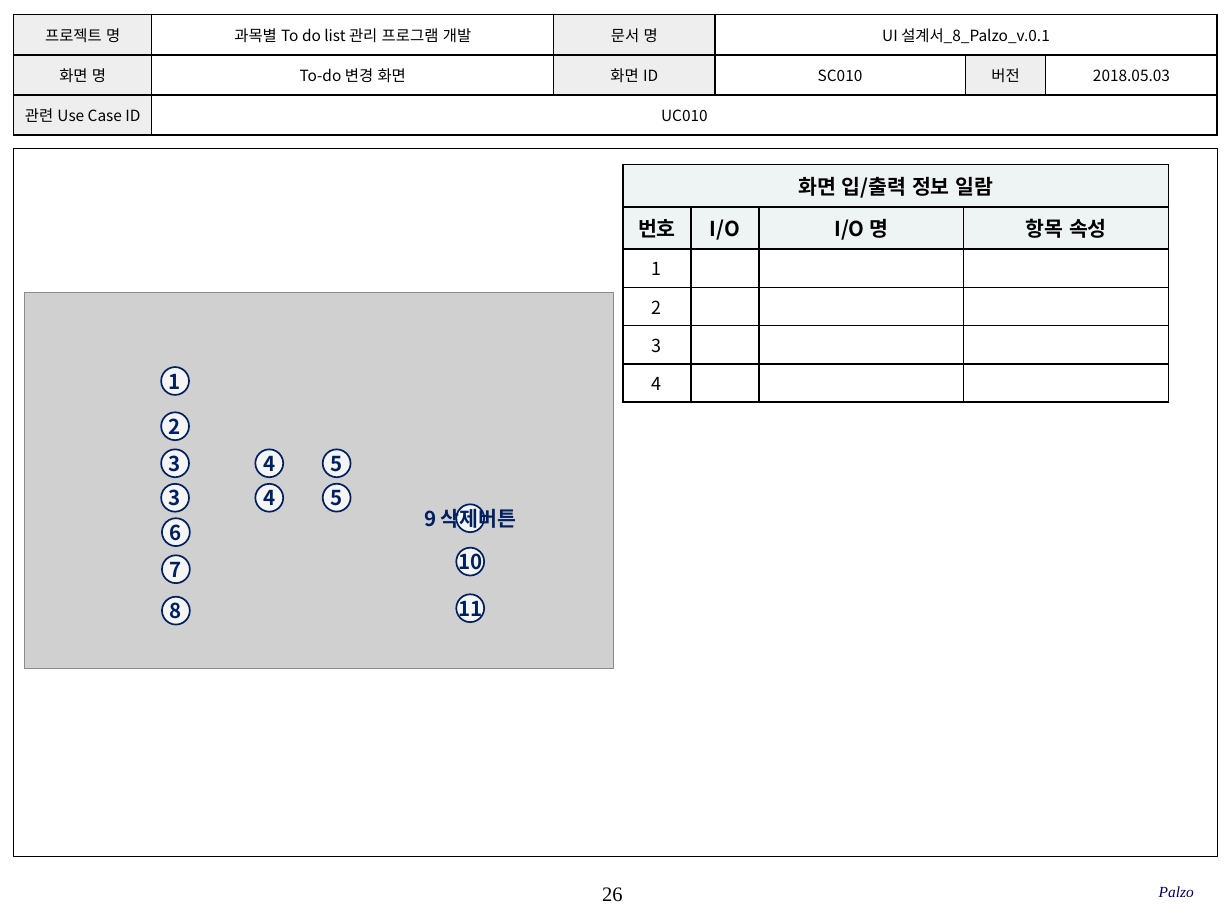
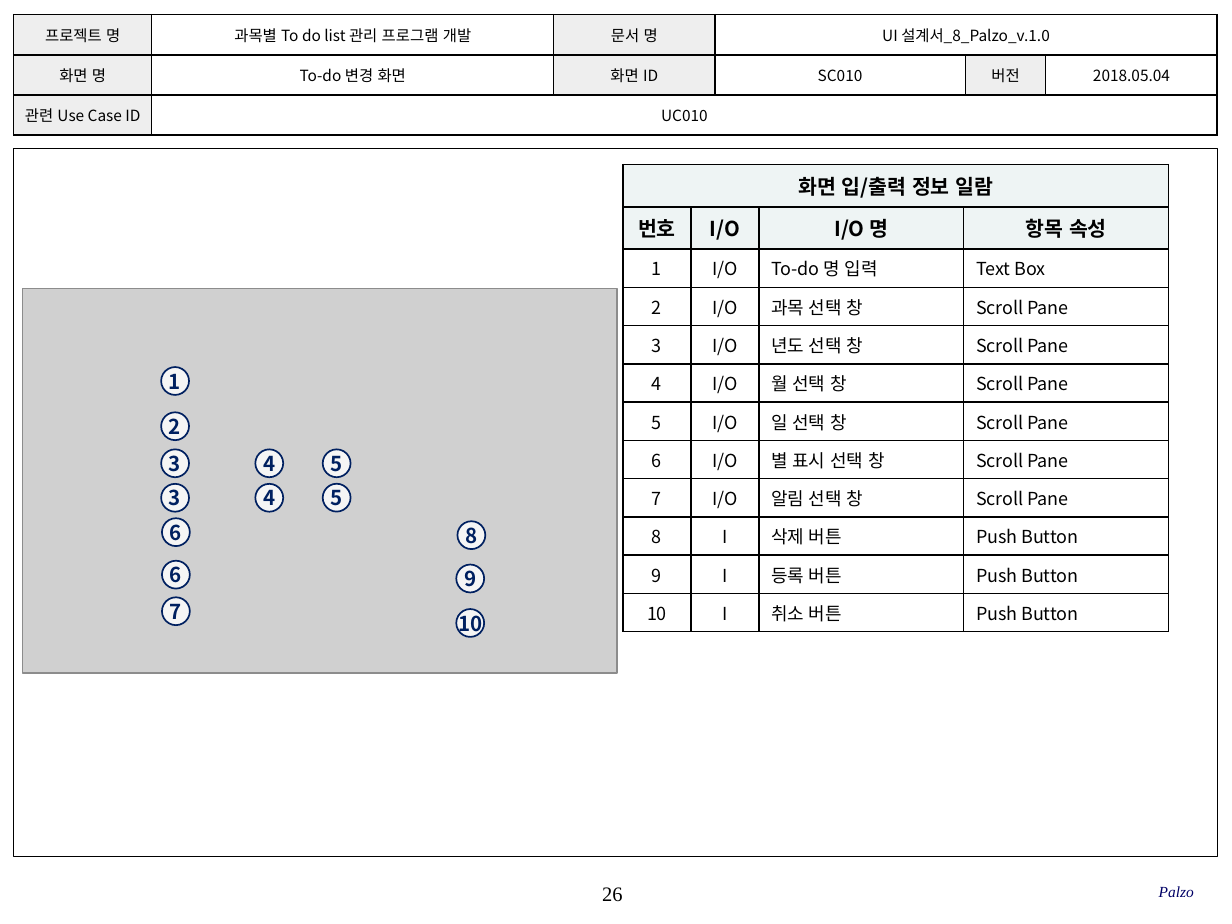
Before and after one commit to SMU-SE-Admin/18-1_8_PALZO_Doc, a slide deck: slide 26 of 03 설계/UI 설계서_8_Palzo.pptx. Drawn at 1232x924 pixels with LibreOffice and Linux fonts; fonts in the diff are those of the drawing; grey boxes stand for pictures; background and template pictures are left out. Boxes give left, top, right and bottom in pixels: in the first picture for what was removed or moved away, otherwise in the second. Text is boxed around its words. In the diff, an @@ line names an element or a change of style, - is before the commit and + after.

Commit message:
#1102 UI 설계서 작성
모든 항목 작성 완료

```diff
--- a/03 설계/UI 설계서_8_Palzo.pptx
+++ b/03 설계/UI 설계서_8_Palzo.pptx
@@ table at bbox=[14, 15, 1216, 136] @@
-row 1, column 4: UI 설계서_8_Palzo_v.0.1
+row 1, column 4: UI 설계서_8_Palzo_v.1.0
-row 2, column 6: 2018.05.03
+row 2, column 6: 2018.05.04
@@ table removed at bbox=[623, 165, 1168, 394], 6 rows, 4 columns @@
-화면 입/출력 정보 일람 |  |  | 
-번호 | I/O | I/O 명 | 항목 속성
-1 |  |  | 
-2 |  |  | 
-3 |  |  | 
-4 |  |  | 
@@ table added at bbox=[623, 165, 1168, 626], 12 rows, 4 columns @@
+화면 입/출력 정보 일람 |  |  | 
+번호 | I/O | I/O 명 | 항목 속성
+1 | I/O | To-do 명 입력 | Text Box
+2 | I/O | 과목 선택 창 | Scroll Pane
+3 | I/O | 년도 선택 창 | Scroll Pane
+4 | I/O | 월 선택 창 | Scroll Pane
+5 | I/O | 일 선택 창 | Scroll Pane
+6 | I/O | 별 표시 선택 창 | Scroll Pane
+7 | I/O | 알림 선택 창 | Scroll Pane
+8 | I | 삭제 버튼 | Push Button
+9 | I | 등록 버튼 | Push Button
+10 | I | 취소 버튼 | Push Button
@@ picture: place and size @@
-picture at bbox=[25, 293, 614, 669]
+picture at bbox=[22, 288, 617, 673]
@@ ellipse "8": place and size @@
-ellipse "8" at bbox=[161, 596, 190, 625]
+ellipse "8" at bbox=[457, 521, 485, 549]
@@ ellipse added at bbox=[161, 561, 190, 589], fill #FFFFFF at 80% opacity, outline #002060 1 pt, 12 pt, text #002060, bold @@
+6
@@ ellipse "9": place and size @@
-ellipse "9" at bbox=[456, 504, 484, 532]
+ellipse "9" at bbox=[456, 564, 484, 593]
@@ text in ellipse at bbox=[464, 566, 476, 592]: text changed @@
-9 삭제버튼
+9
@@ ellipse "7": place and size @@
-ellipse "7" at bbox=[161, 556, 190, 584]
+ellipse "7" at bbox=[161, 598, 190, 626]
@@ ellipse removed at bbox=[456, 594, 484, 622] @@
-11
@@ ellipse "10": place and size @@
-ellipse "10" at bbox=[456, 548, 484, 577]
+ellipse "10" at bbox=[456, 609, 484, 637]
```
Also in this commit, not shown: 36 other slides changed, 2 slides added.
